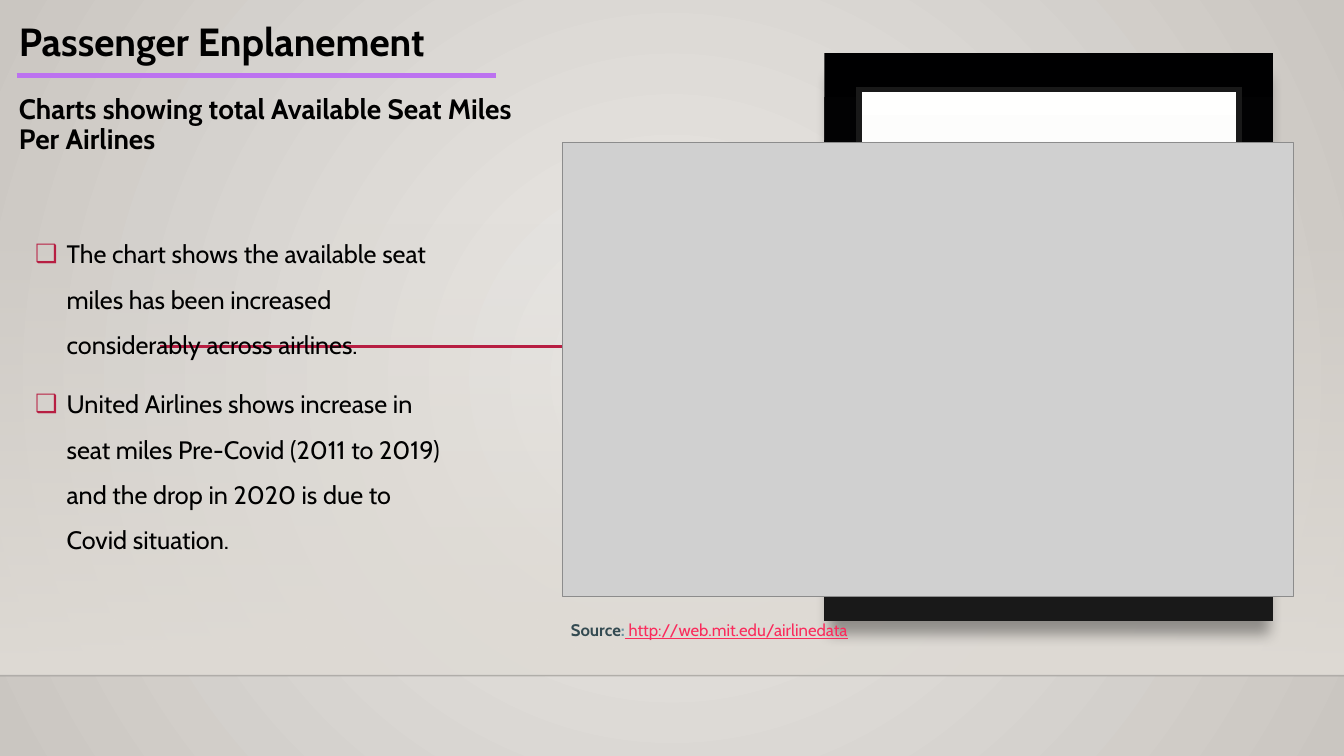
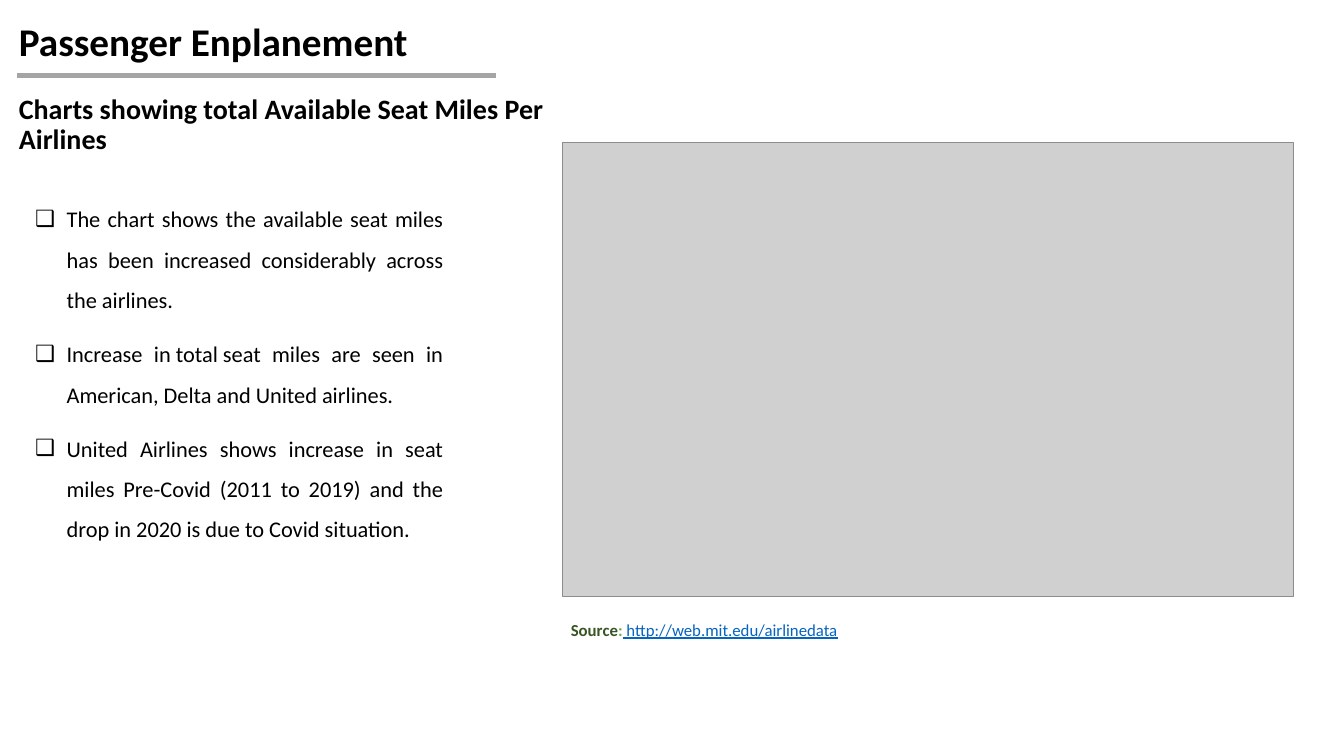
Before and after one commit to vjjampani/vjjampani, a slide deck: slide 6 of DSC-640/TermProject/Task-2/DSC640_Venkat Jagadeesh Jampani_Task2.pptx. Drawn at 1344x756 pixels with LibreOffice and Linux fonts; fonts in the diff are those of the drawing; grey boxes stand for pictures; background and template pictures are left out. Boxes give left, top, right and bottom in pixels: in the first picture for what was removed or moved away, otherwise in the second. Text is boxed around its words. In the diff, an @@ line names an element or a change of style, - is before the commit and + after.

```diff
--- a/DSC-640/TermProject/Task-2/DSC640_Venkat Jagadeesh Jampani_Task2.pptx
+++ b/DSC-640/TermProject/Task-2/DSC640_Venkat Jagadeesh Jampani_Task2.pptx
@@ background gradient #ECEAE7 to #CAC7C1 to #FFFFFF @@
@@ text "Passenger Enplanement Charts showing total ..." at <box>19,28,544,150</box>: font Cabin to Calibri @@
@@ rectangle removed at <box>825,53,1273,621</box> @@
@@ line (16, 76) - (495, 76): stroke #BC72F0 3 pt to #A5A5A5 3 pt @@
@@ rectangle removed at <box>859,90,1239,582</box> @@
@@ text "The chart shows the available ...": place and size @@
-text "The chart shows the available ..." at <box>67,244,440,550</box>
+text "The chart shows the available ..." at <box>67,211,443,541</box>
@@ rectangle removed at <box>0,223,1344,676</box> @@
@@ text at <box>67,211,443,406</box>: text changed; size 18 to 16 pt; font Cabin to Calibri @@
-❑ The chart shows the available seat miles has been increased considerably across airlines.
+❑ The chart shows the available seat miles has been increased considerably across the airlines.
+❑ Increase in total seat miles are seen in American, Delta and United airlines.
@@ line removed from (159, 347) to (769, 347) @@
@@ text at <box>67,441,443,541</box>: size 18 to 16 pt, font Cabin to Calibri in "United Airlines shows increase in seat miles ..."; alignment left to justified @@
@@ text "Source: http://web.mit.edu/airlinedata" at <box>571,624,837,639</box>: font Cabin to Calibri; text colour #334A51 to #385723, text colour #6892A0 to #70AD47 in "Source:"; text colour #FA2B5C to #0563C1 in "http://web.mit.edu/airlinedata" @@
@@ line removed from (0, 676) to (1344, 676) @@
```
Also in this commit, not shown: 11 other slides changed.
